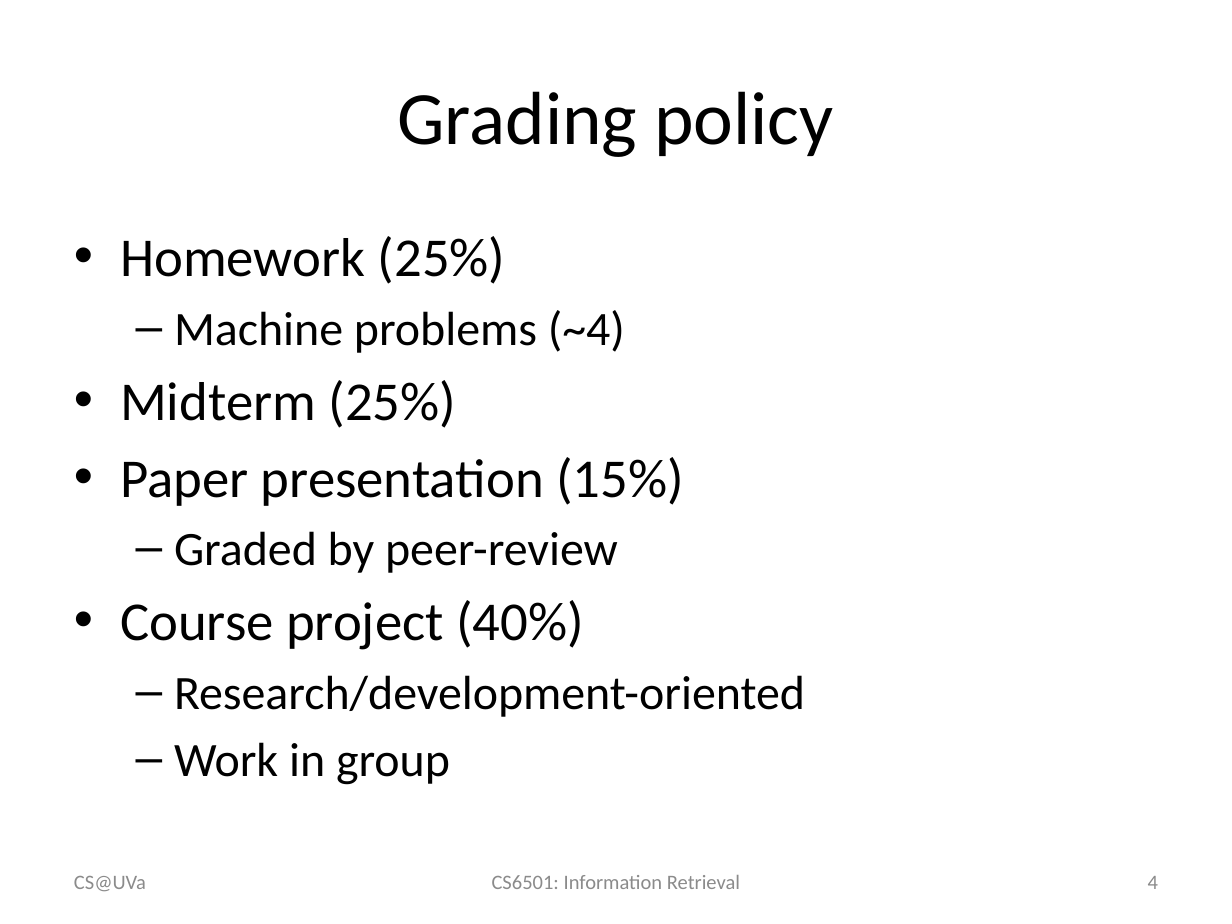
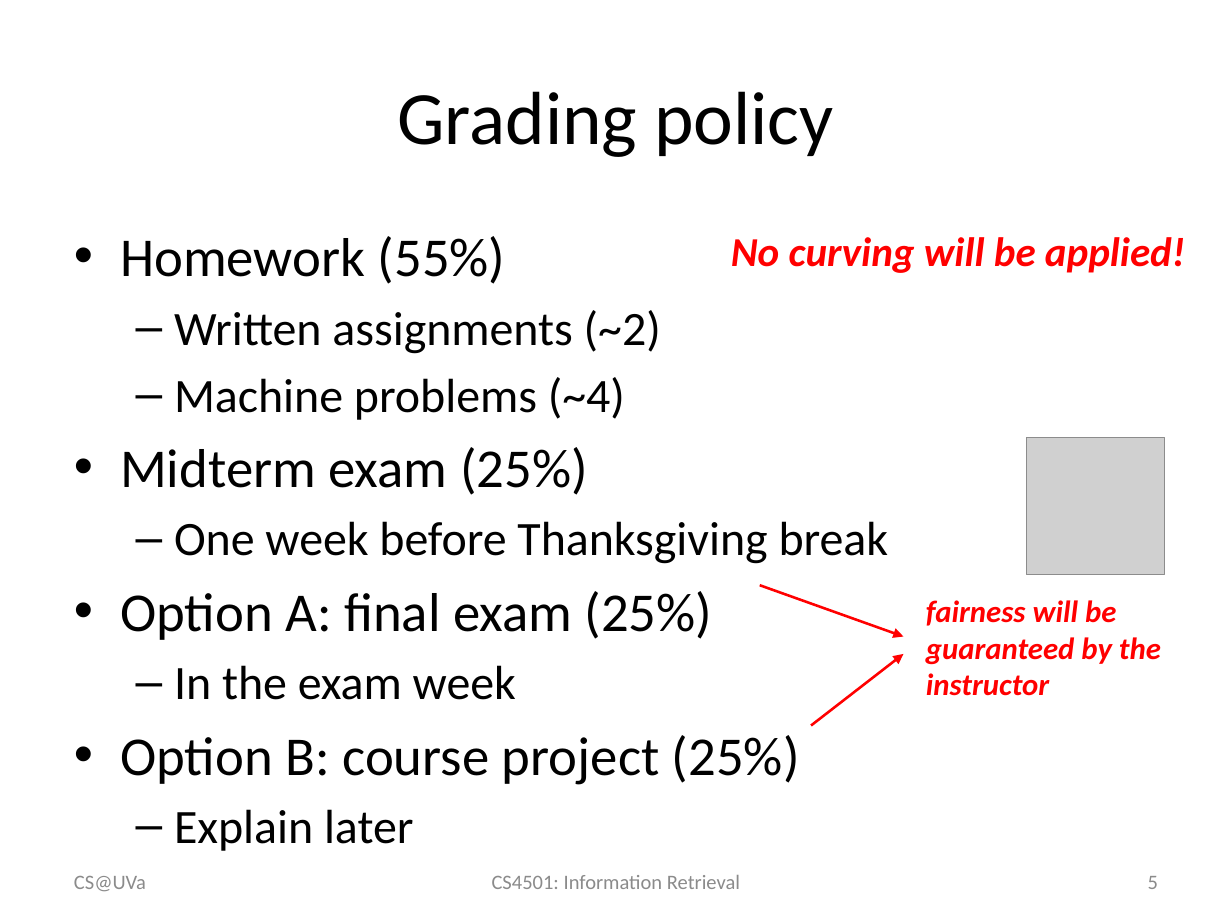
Before and after one commit to wang296/IR2015, a slide deck: slide 5 of docs/Course Policy.pptx (slide 4 before the commit). Drawn at 1232x924 pixels with LibreOffice and Linux fonts; fonts in the diff are those of the drawing; grey boxes stand for pictures. Boxes give left, top, right and bottom in pixels: in the first picture for what was removed or moved away, otherwise in the second. Text is boxed around its words. In the diff, an @@ line names an element or a change of style, - is before the commit and + after.

```diff
--- a/docs/Course Policy.pptx
+++ b/docs/Course Policy.pptx
@@ text at (120,236,661,354): text changed; size 32 to 28 pt @@
-• Homework (25%)
+• Homework (55%)
+  – Written assignments (~2)
@@ text added at (731,237,1185,273), 24 pt, text #FF0000, bold, italic @@
+No curving will be applied!
@@ text at (120,447,889,851): text changed; size 28 to 32 pt @@
-• Midterm (25%)
-• Paper presentation (15%)
-  – Graded by peer-review
-• Course project (40%)
-  – Research/development-oriented
-  – Work in group
+• Midterm exam (25%)
+  – One week before Thanksgiving break
+• Option A: final exam (25%)
+  – In the exam week
+• Option B: course project (25%)
+  – Explain later
@@ group added at (760,437,1164,726): 2 arrows, 1 text, 1 picture @@
+fairness will be guaranteed by the instructor
@@ text at (492,875,740,889): text changed @@
-CS6501: Information Retrieval
+CS4501: Information Retrieval
@@ page number at (1148,876,1158,889): text changed @@
-4
+5
```
Also in this commit, not shown: 8 other slides changed, 3 slides added, 1 slide removed, 6 other files.
